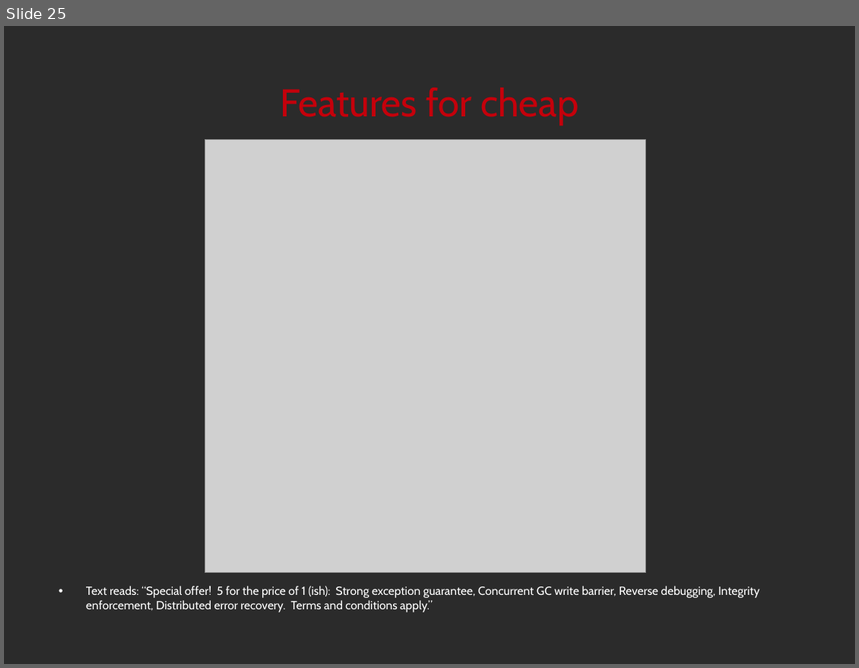
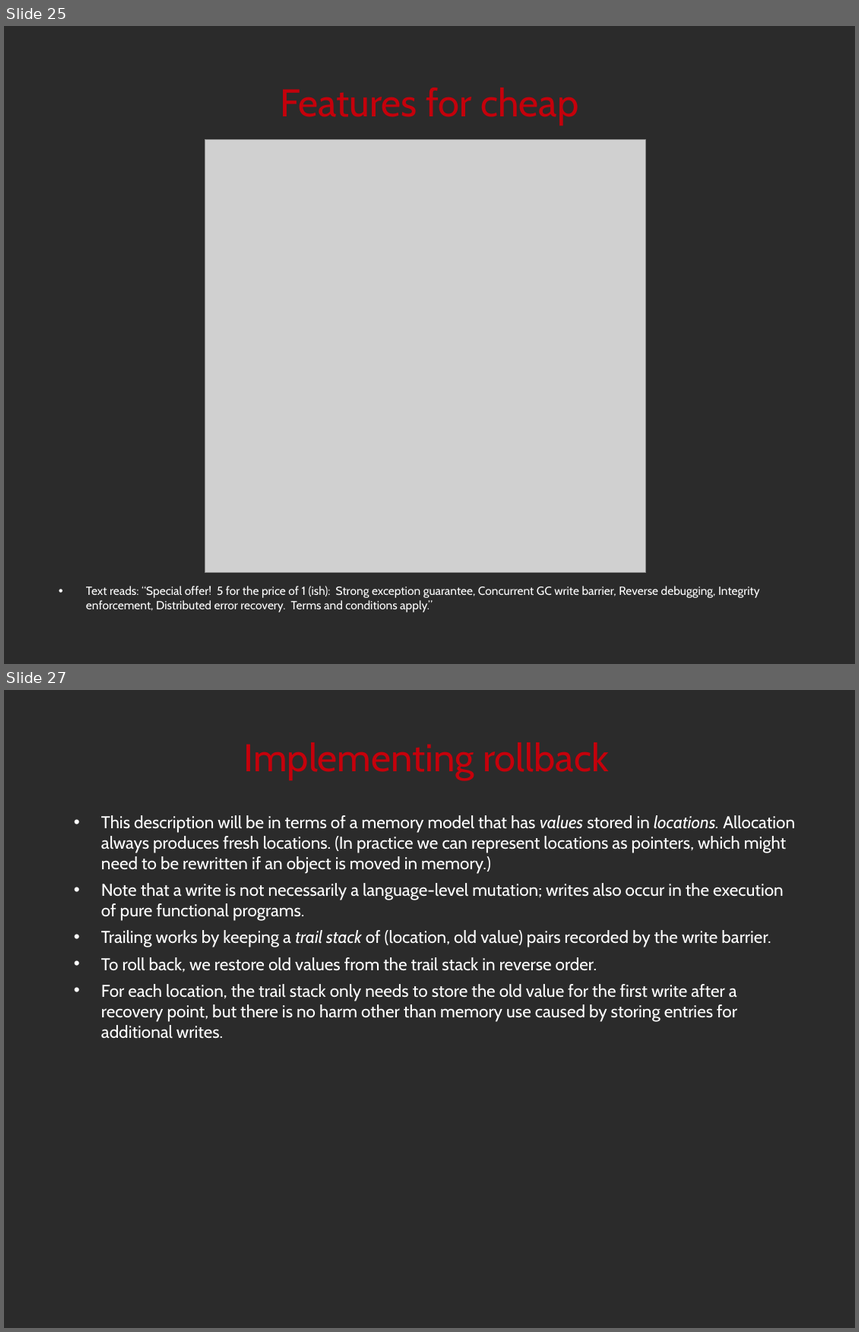
Before and after one commit to noether-lang/noether, a slide deck: doc/presentations/StrangeLoop2014/handling.odp. Shown one above the other, each under a label of ours: slide 25 before the commit, slides 25 and 27 after it; the slides between them are not shown. The pictures are 859x668 and 859x1332 pixels, drawn with LibreOffice and Linux fonts; fonts in the diff are those of the drawing; grey boxes stand for pictures; background and template pictures are left out; a plain dark background stands for a picture behind light text. Boxes give left, top, right and bottom in pixels: in the first picture for what was removed or moved away, otherwise in the second. Text is boxed around its words. In the diff, an @@ line names an element or a change of style, - is before the commit and + after.

```diff
--- a/doc/presentations/StrangeLoop2014/handling.odp
+++ b/doc/presentations/StrangeLoop2014/handling.odp
@@ slide 27 added at <box>4,690,855,1328</box>, background picture (left out) @@
@@ title added at <box>244,742,609,780</box>, 36 pt, text #C5000B @@
+Implementing rollback
@@ text added at <box>101,815,795,1039</box>, 16 pt, text #FFFFFF @@
+• This description will be in terms of a memory model that has values stored in locations. Allocation always produces fresh locations. (In practice we can represent locations as pointers, which might need to be rewritten if an object is moved in memory.)
+• Note that a write is not necessarily a language-level mutation; writes also occur in the execution of pure functional programs.
+• Trailing works by keeping a trail stack of (location, old value) pairs recorded by the write barrier.
+• To roll back, we restore old values from the trail stack in reverse order.
+• For each location, the trail stack only needs to store the old value for the first write after a recovery point, but there is no harm other than memory use caused by storing entries for additional writes.
```
Also in this commit, not shown: 12 slides changed, 2 other slides added, 2 slides removed, 13 other files.
